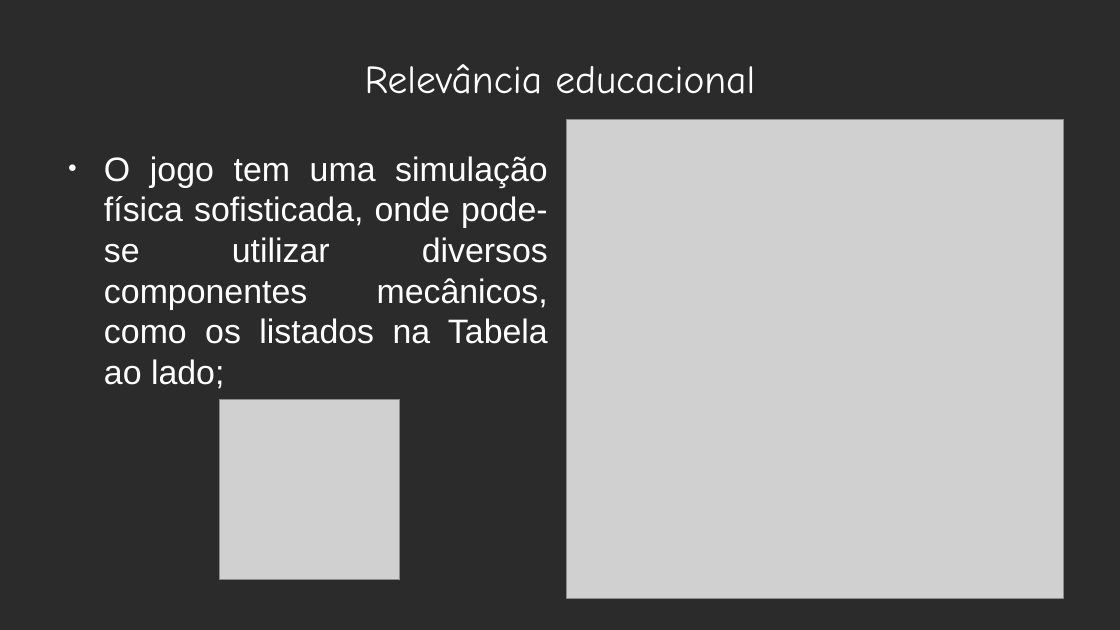
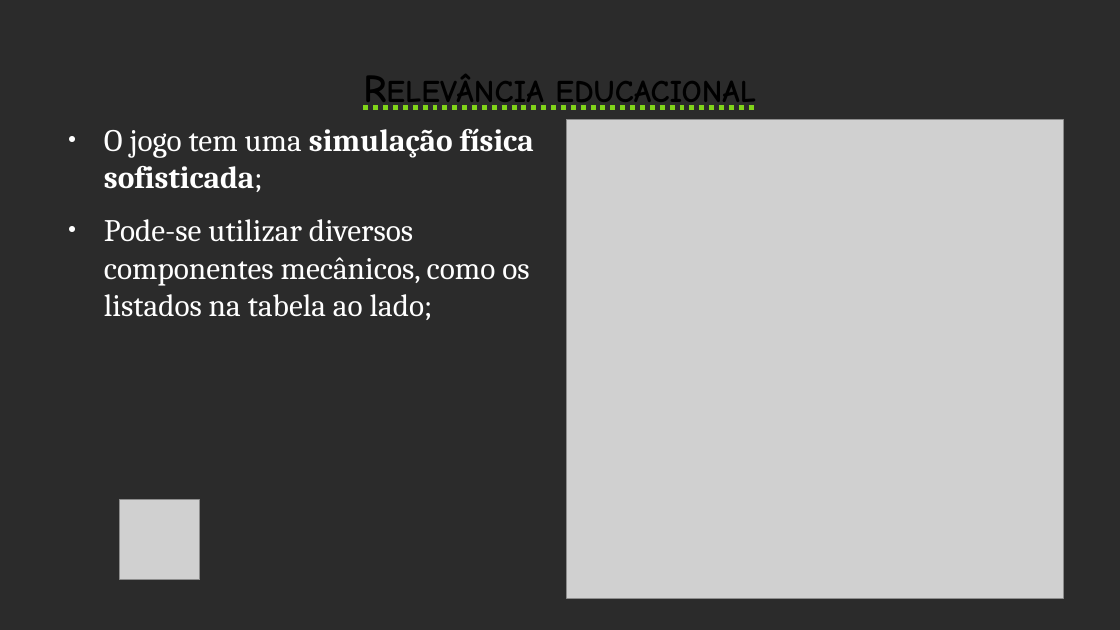
Before and after one commit to ThiagoIFDS23/small-ifsp, a slide deck: slide 5 of Libre Office/Impress/Bad Piggies/Bad Piggies.odp. Drawn at 1120x630 pixels with LibreOffice and Linux fonts; fonts in the diff are those of the drawing; grey boxes stand for pictures; background and template pictures are left out; a plain dark background stands for a picture behind light text. Boxes give left, top, right and bottom in pixels: in the first picture for what was removed or moved away, otherwise in the second. Text is boxed around its words. In the diff, an @@ line names an element or a change of style, - is before the commit and + after.

```diff
--- a/Libre Office/Impress/Bad Piggies/Bad Piggies.odp
+++ b/Libre Office/Impress/Bad Piggies/Bad Piggies.odp
@@ title "Relevância educacional": place and size @@
-title "Relevância educacional" at <box>365,64,755,94</box>
+title "Relevância educacional" at <box>555,81,756,110</box>
@@ title "Relevância educacional" at <box>555,81,756,110</box>: text colour #FFFFFF to #000000, bold on, underline on, small capitals on @@
@@ text at <box>104,129,534,320</box>: text changed; size 24 to 22.2 pt; font Arial to Cambria @@
-● O jogo tem uma simulação física sofisticada, onde pode-se utilizar diversos componentes mecânicos, como os listados na Tabela ao lado;
+● O jogo tem uma simulação física sofisticada;
+● Pode-se utilizar diversos componentes mecânicos, como os listados na tabela ao lado;
@@ picture: place and size @@
-picture at <box>221,400,400,580</box>
+picture at <box>120,500,200,580</box>
```
Also in this commit, not shown: 15 other slides changed, 1 other file.
